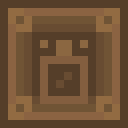
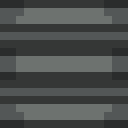
Comparing the layer stacks of the two w=128, h=128 images. Changes:
showed group "Layer Group" (5 layers) over 0, 16, 128, 112
showed "metal.bands" over 0, 24, 128, 104
showed group "metal" (10 layers) over 0, 0, 128, 128
added layer "metal.side.plain" in group "metal" over 0, 0, 128, 128
hid group "wood" (9 layers) over 0, 0, 128, 128
